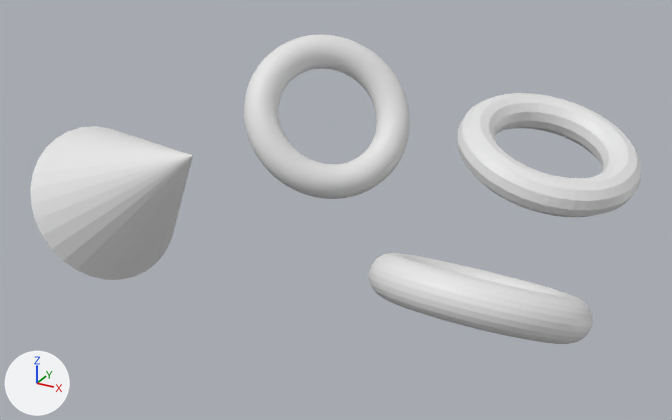
What one commit did to the Blender file pcd_files/pcd_creation.blend.
Both versions are drawn from a 50 mm lens placed at (4.82, -9.9, 6.28), pointed at (-0.6, -0.05, 1.36). Arrows for +X, +Y and +Z are at lower left; the lights stay in place.
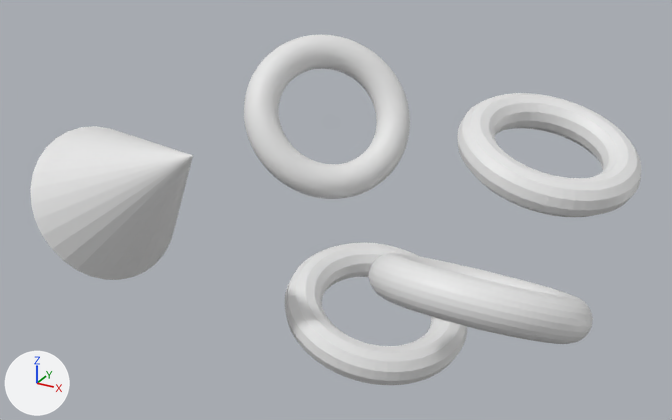
Changed parts and their boxes [x1, y1, x2, y2] in the pictures (672 x 420 px):
'Torus.003', added
    after: [284, 243, 467, 385]

The change in detail:
Object 'Torus.003' (ob_torus_003) is new; it shows a copy of the mesh of ob_torus.
Its location is (0.0, 0.0, 0.0).
Its rotation in degrees is (-7.8, -15, -183).
